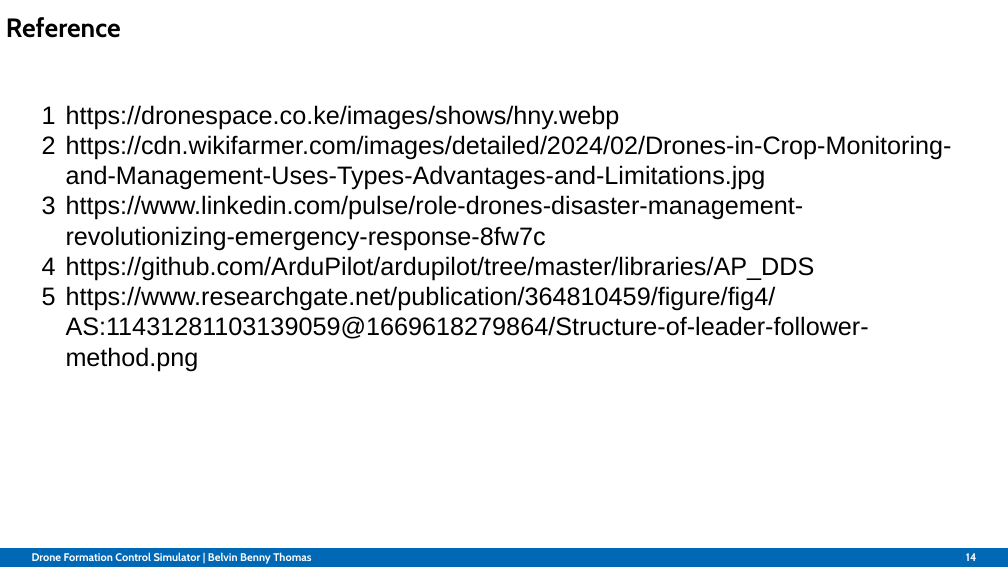
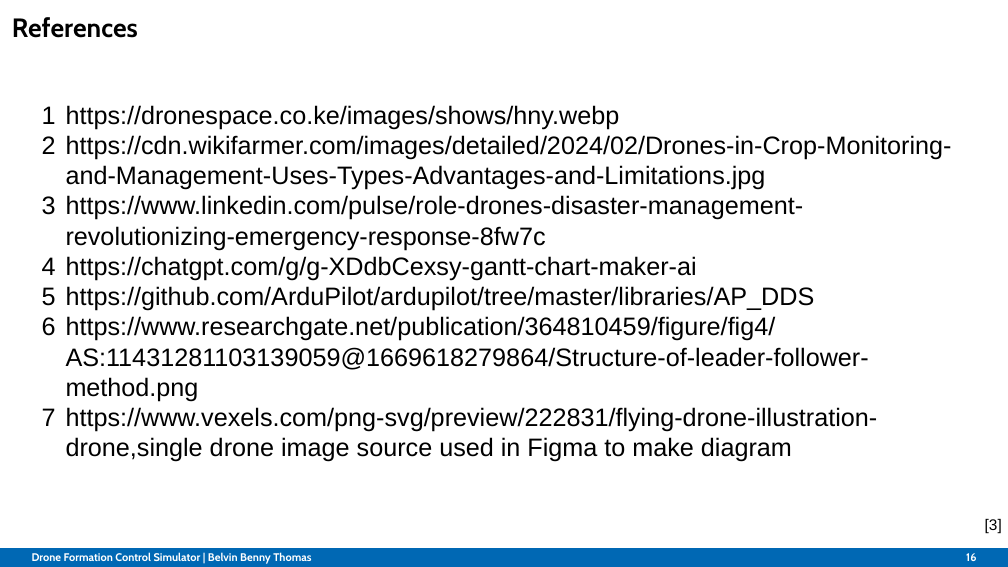
Before and after one commit to Belvin7/Drone_Project_personal-, a slide deck: slide 16 of AMS_Intermediate_Presentation.odp (slide 14 before the commit). Drawn at 1008x567 pixels with LibreOffice and Linux fonts; fonts in the diff are those of the drawing; background and template pictures are left out. Boxes give left, top, right and bottom in pixels: in the first picture for what was removed or moved away, otherwise in the second. Text is boxed around its words. In the diff, an @@ line names an element or a change of style, - is before the commit and + after.

```diff
--- a/AMS_Intermediate_Presentation.odp
+++ b/AMS_Intermediate_Presentation.odp
@@ title at (x1=12, y1=17, x2=138, y2=38): text changed @@
-Reference
+References
@@ text at (x1=66, y1=256, x2=697, y2=281): paragraph added @@
+4 https://chatgpt.com/g/g-XDdbCexsy-gantt-chart-maker-ai
@@ text at (x1=66, y1=407, x2=878, y2=462): paragraph added @@
+7 https://www.vexels.com/png-svg/preview/222831/flying-drone-illustration-drone,single drone image source used in Figma to make diagram
@@ text added at (x1=985, y1=519, x2=1002, y2=533), 11 pt, text #000000 @@
+[3]
@@ page number at (x1=966, y1=553, x2=976, y2=561): text changed @@
-14
+16
```
Also in this commit, not shown: 7 other slides changed, 1 slide added.
